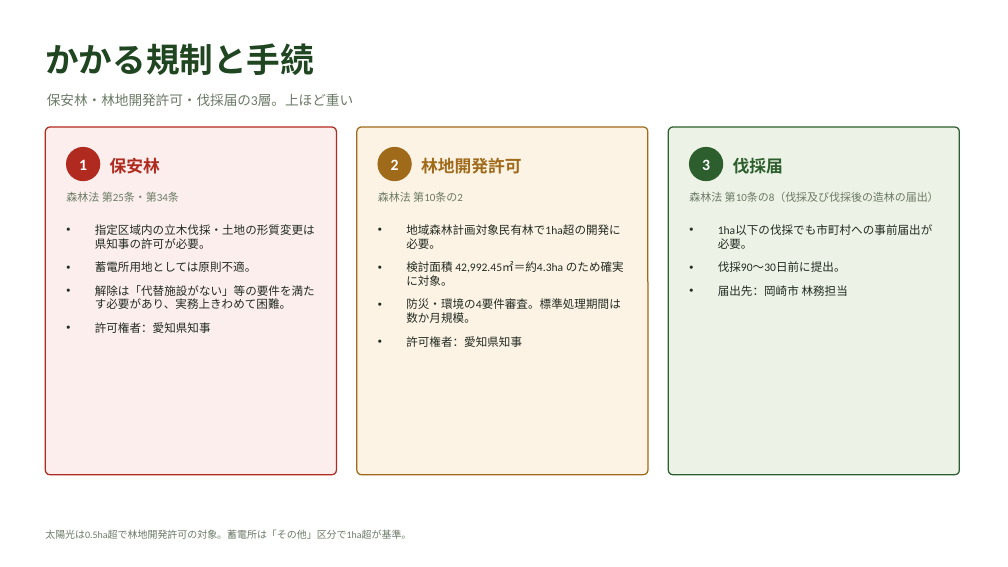
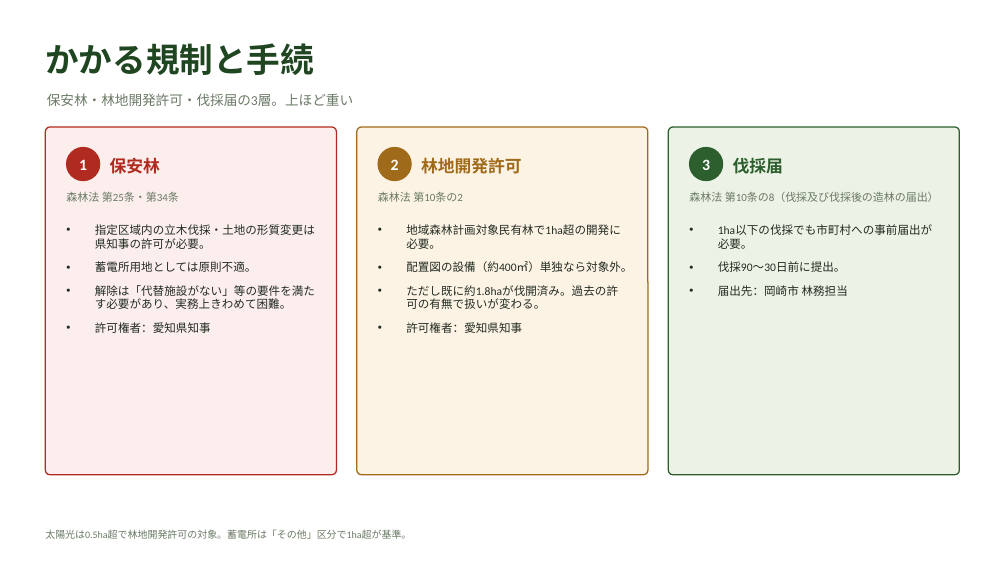
Before and after one commit to yonomotozumi-spec/battery-storage-dd, a slide deck: slide 8 of docs/保安林確認_岡崎市板田町.pptx (slide 7 before the commit). Drawn at 1008x567 pixels with LibreOffice and Linux fonts; fonts in the diff are those of the drawing. Boxes give left, top, right and bottom in pixels: in the first picture for what was removed or moved away, otherwise in the second. Text is boxed around its words. In the diff, an @@ line names an element or a change of style, - is before the commit and + after.

```diff
--- a/docs/保安林確認_岡崎市板田町.pptx
+++ b/docs/保安林確認_岡崎市板田町.pptx
@@ text at (x1=406, y1=261, x2=632, y2=309): text changed @@
-• 検討面積 42,992.45㎡＝約4.3ha のため確実に対象。
-• 防災・環境の4要件審査。標準処理期間は数か月規模。
+• 配置図の設備（約400㎡）単独なら対象外。
+• ただし既に約1.8haが伐開済み。過去の許可の有無で扱いが変わる。
```
Also in this commit, not shown: 2 other slides changed, 1 slide added, 2 other files.
